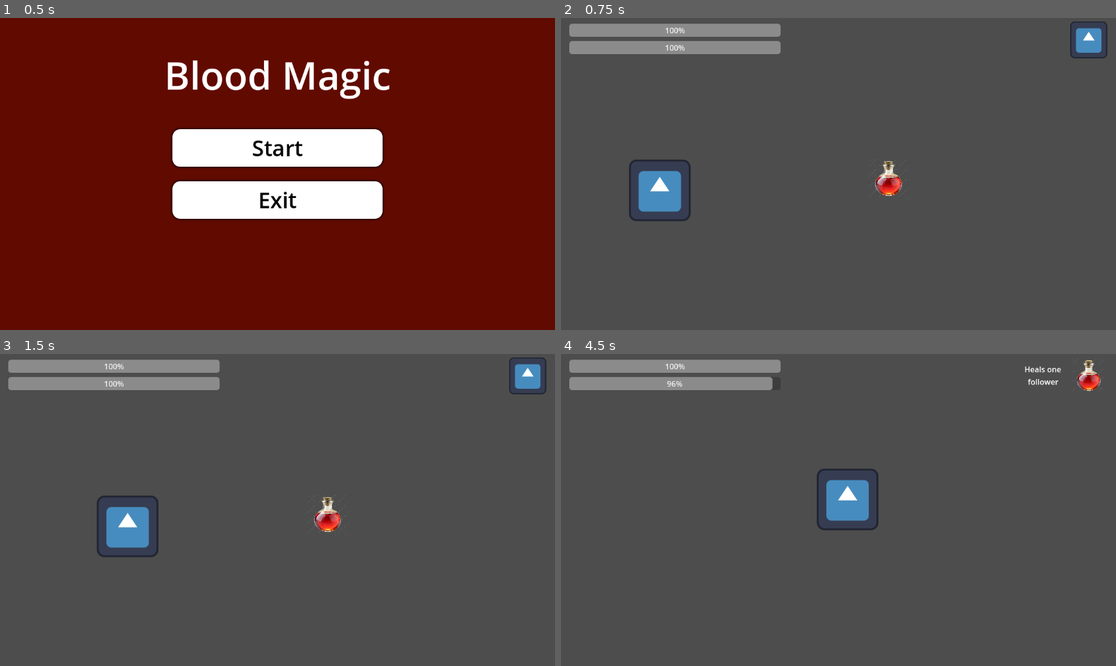
Above: before the commit, frames 1-4 (two rows, left to right).
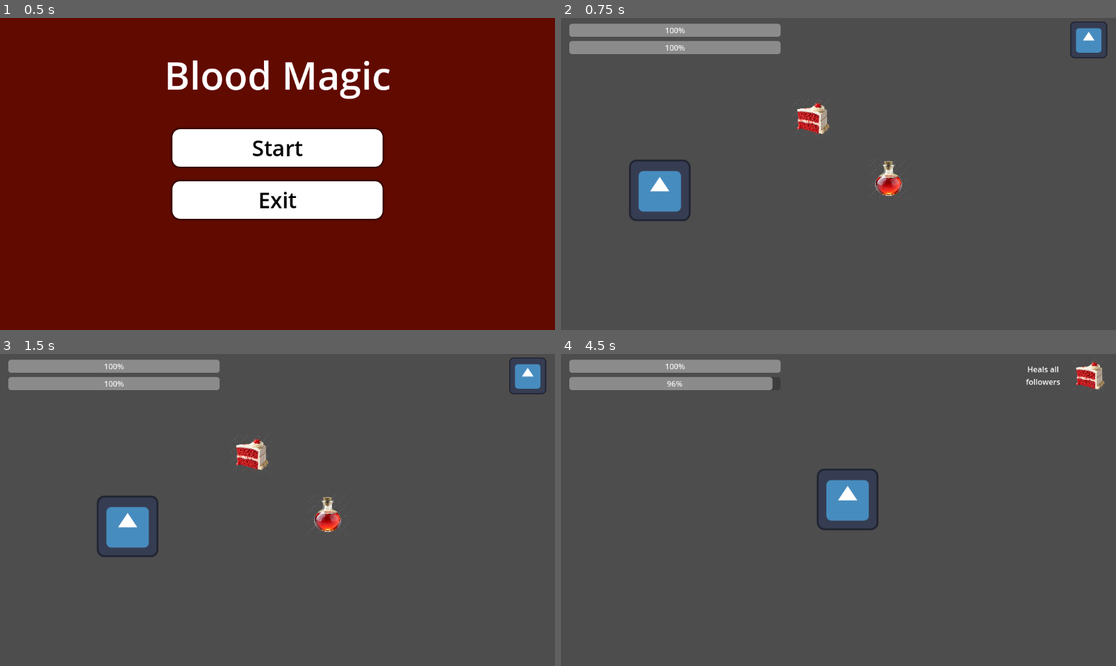
Above: after the commit, the same moments.

Repository: ckfrancois/BloodMagic
Game: Godot game, scene res://scenes/menus/main_menu.tscn
The game is run twice, just before and just after one commit, with the same random seed, the same clock (stepped at 60 frames per second) and the same inputs. The engine's default icon, where the game draws it, is replaced by a stand-in: a white triangle on a blue panel in a dark square.
Inputs:
- Up to frame 1 (0.5 s): no input
- Up to frame 2 (0.75 s): click "Start" at 0.5 s
- Up to frame 3 (1.5 s): tap Enter at 1.25 s; hold Right (Right) from 1.28 s (still down); tap Space (Use Item) at 1.35 s
- Up to frame 4 (4.5 s): release Right (Right) at 2.03 s; hold Down (Down) 2.03-2.78 s; tap Space (Use Item) every 0.75 s from 2.1 to 4.35 s; hold Right (Right) 2.78-3.53 s; hold Up (Up) 3.53-4.28 s; hold Left (Left) from 4.28 s (still down)

Frame 1 is identical in both runs. In frame 2, 0.4% of the frame differs, in the area x 42-49%, y 26-38%; in frame 3, 0.4%; in frame 4, 0.5%, in the area x 83-98%, y 2-12%.

Commit message:
Basic Item System Done
Item for all members, Item usable during  combat

Diff:
--- /dev/null
+++ b/blood-magic/scenes/items/temp_cake.tscn
@@ -0,0 +1,19 @@
+[gd_scene load_steps=4 format=3 uid="uid://cjbc5mgm7mmel"]
+
+[ext_resource type="Script" uid="uid://dq8wluk6lojtn" path="res://scripts/items/temp_cake.gd" id="1_7kchw"]
+[ext_resource type="Texture2D" uid="uid://bcf2oohtnx8be" path="res://assets/items/redVelv.png" id="1_mvsaq"]
+
+[sub_resource type="CircleShape2D" id="CircleShape2D_7kchw"]
+radius = 42.0595
+
+[node name="tempCake" type="Area2D"]
+script = ExtResource("1_7kchw")
+
+[node name="Sprite2D" type="Sprite2D" parent="."]
+scale = Vector2(0.035, 0.035)
+texture = ExtResource("1_mvsaq")
+
+[node name="CollisionShape2D" type="CollisionShape2D" parent="."]
+shape = SubResource("CircleShape2D_7kchw")
+
+[connection signal="body_entered" from="." to="." method="_on_body_entered"]
--- a/blood-magic/scenes/items/temp_potion.tscn
+++ b/blood-magic/scenes/items/temp_potion.tscn
@@ -8,6 +8,13 @@
 
 [node name="TempPotion" type="Area2D"]
 script = ExtResource("1_ws5s1")
+itemData = {
+"Description": "Heals one follower",
+"heal amount": 5,
+"icon": ExtResource("2_xjodt"),
+"name": "TempPotion",
+"type": "single"
+}
 
 [node name="Sprite2D" type="Sprite2D" parent="."]
 scale = Vector2(0.035, 0.035)
--- a/blood-magic/scenes/modes/overworld.tscn
+++ b/blood-magic/scenes/modes/overworld.tscn
@@ -9,12 +9,14 @@
 [ext_resource type="PackedScene" uid="uid://b7cmd2qhjnp4o" path="res://scenes/rooms/level_3.tscn" id="11_w7ab0"]
 [ext_resource type="PackedScene" uid="uid://bdvo3na0dlg2h" path="res://scenes/rooms/level_4.tscn" id="12_l70g1"]
 [ext_resource type="PackedScene" uid="uid://bxu4rsdtevblm" path="res://scenes/rooms/level_2.tscn" id="12_w7ab0"]
+[ext_resource type="PackedScene" uid="uid://cjbc5mgm7mmel" path="res://scenes/items/temp_cake.tscn" id="12_x4rsx"]
 [ext_resource type="PackedScene" uid="uid://dr8ffxsvp73mp" path="res://scenes/rooms/level_5.tscn" id="13_l70g1"]
 [ext_resource type="PackedScene" uid="uid://b50irwllqjiat" path="res://scenes/rooms/level_6.tscn" id="14_x4rsx"]
 
 [node name="Overworld" type="Node2D"]
 
 [node name="HUD" type="CanvasLayer" parent="."]
+process_mode = 3
 script = ExtResource("3_21gn6")
 
 [node name="HealthBar1" type="ProgressBar" parent="HUD"]
@@ -60,7 +62,7 @@
 vertical_alignment = 1
 autowrap_mode = 2
 
-[node name="TempPotion" parent="HUD" instance=ExtResource("7_7h67w")]
+[node name="TempPotion" parent="." instance=ExtResource("7_7h67w")]
 position = Vector2(680, 334)
 
 [node name="Player" parent="." instance=ExtResource("2_nyb65")]
@@ -84,3 +86,6 @@
 
 [node name="Level6" parent="." instance=ExtResource("14_x4rsx")]
 position = Vector2(2327, 6)
+
+[node name="tempCake" parent="." instance=ExtResource("12_x4rsx")]
+position = Vector2(520, 209)
--- /dev/null
+++ b/blood-magic/scripts/items/temp_cake.gd
@@ -0,0 +1,14 @@
+extends Area2D
+
+@export var itemData:= {
+	"name": "TempCake",
+	"type": "all",
+	"heal amount": 3,
+	"icon": preload("res://assets/items/redVelv.png"),
+	"Description": "Heals all followers"
+}
+
+
+func _on_body_entered(body: CharacterBody2D) -> void:
+	body.collectItem(itemData)
+	queue_free()
Binary file added: blood-magic/assets/items/redVelv.png
Not shown, added: blood-magic/assets/items/redVelv.png.import
Not shown: 1 places in blood-magic/scenes/modes/overworld.tscn that only renumber resources
Not shown, added: blood-magic/scripts/items/temp_cake.gd.uid
